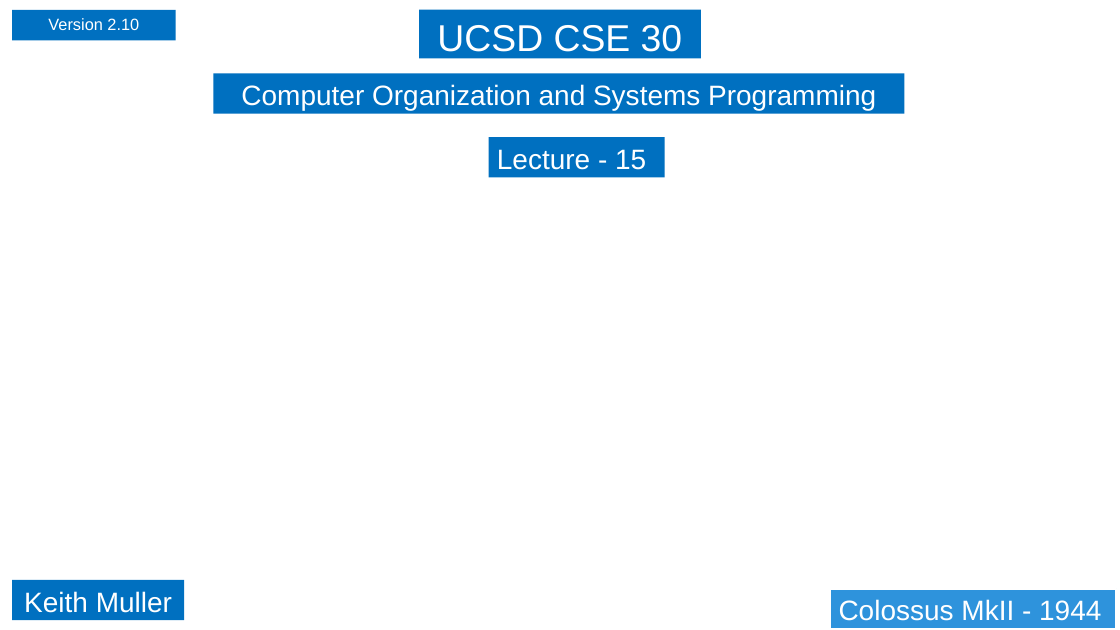
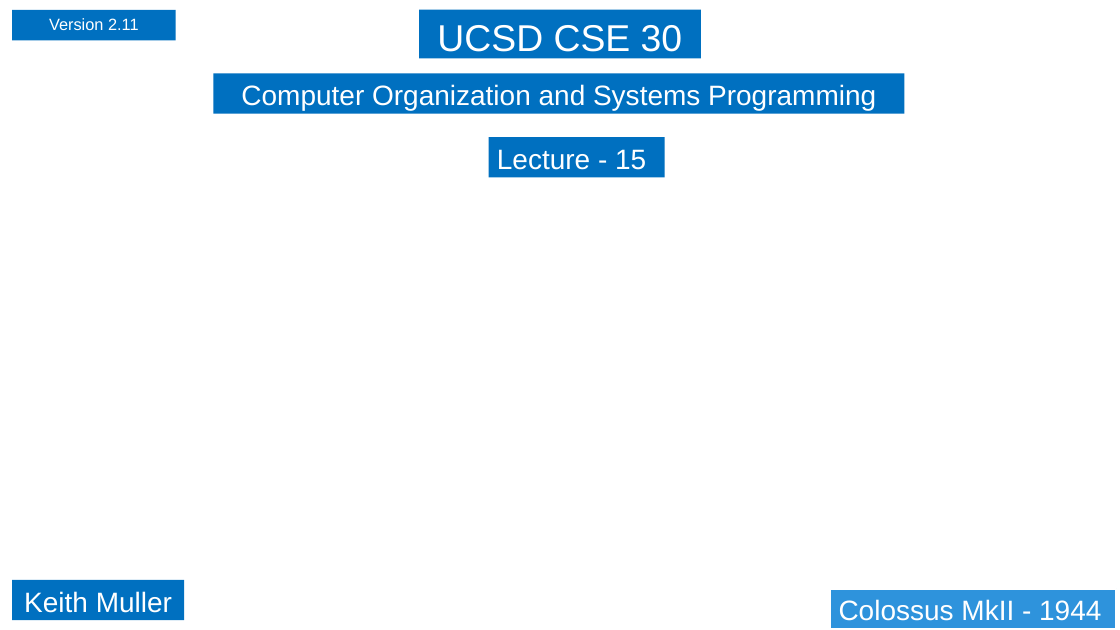
Before and after one commit to cse30-sp24/Muller-Slides, a slide deck: slide 1 of Lecture-15.pptx. Drawn at 1120x630 pixels with LibreOffice and Linux fonts; fonts in the diff are those of the drawing; background and template pictures are left out. Boxes give left, top, right and bottom in pixels: in the first picture for what was removed or moved away, otherwise in the second. Text is boxed around its words. In the diff, an @@ line names an element or a change of style, - is before the commit and + after.

```diff
--- a/Lecture-15.pptx
+++ b/Lecture-15.pptx
@@ text in rectangle at bbox=[49, 18, 139, 30]: text changed @@
-Version 2.10
+Version 2.11
```
Also in this commit, not shown: 1 other slide changed, 5 slides removed, 3 other files.
